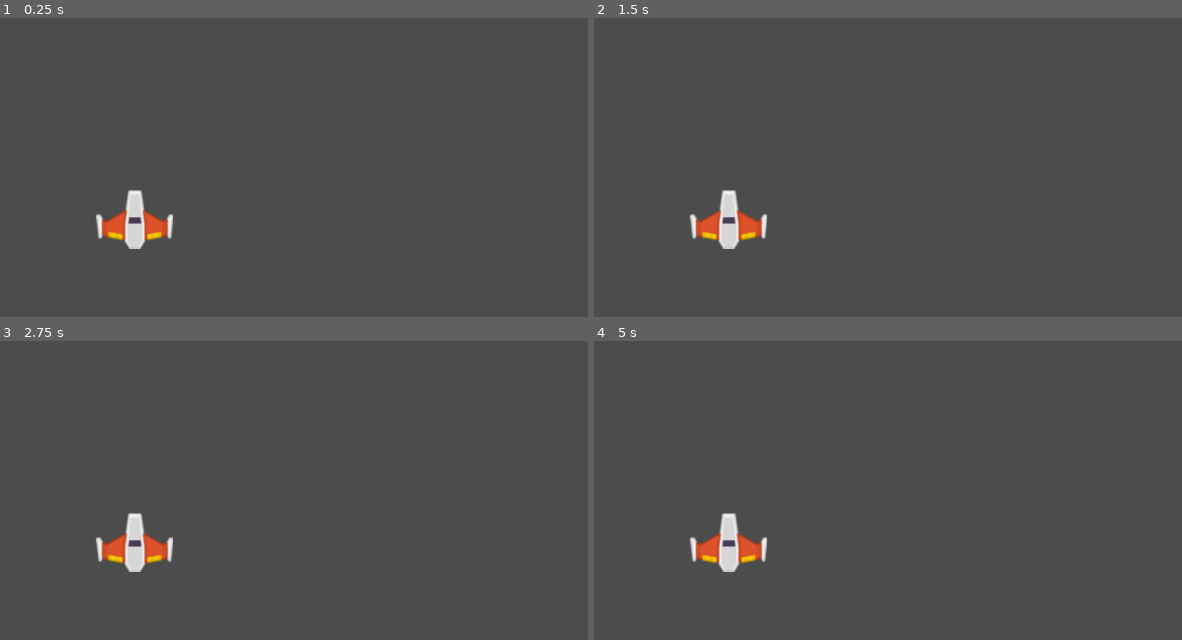
Above: before the commit, frames 1-4 (two rows, left to right).
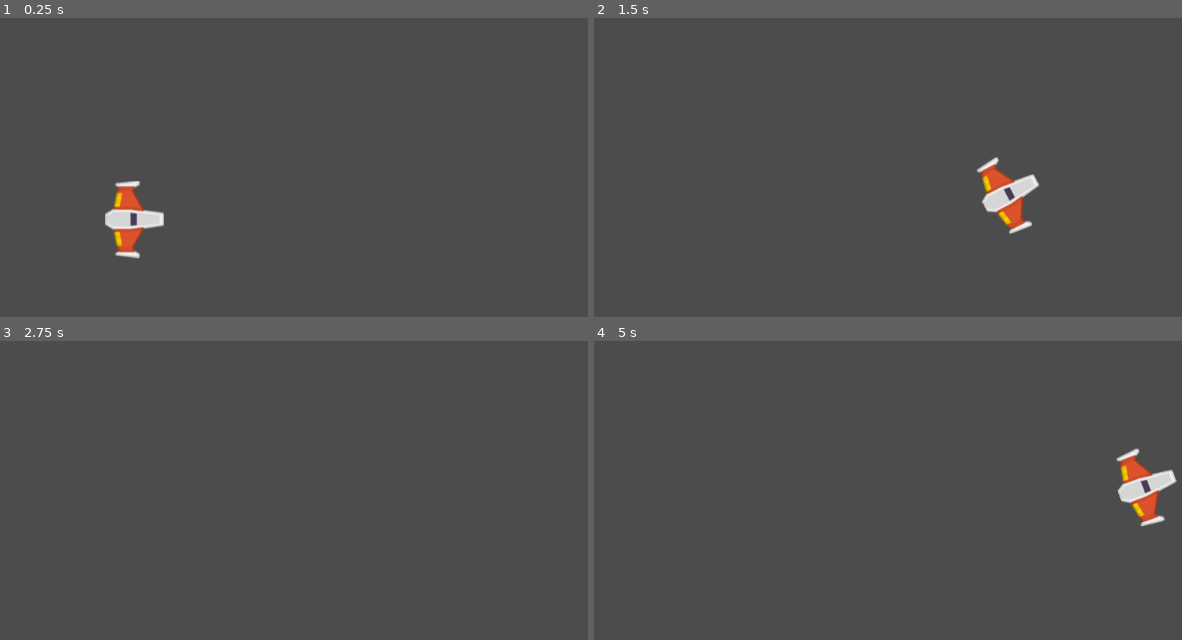
Above: after the commit, the same moments.

Repository: Csosafloriani/Meteorito
Game: Godot game, scene res://Juego/Niveles/NivelTest.tscn
Two runs of this game, one before a commit and one after it. Both use one fixed random seed, a clock stepped at 60 frames per second and the inputs below.
Inputs:
- Up to frame 1 (0.25 s): no input
- Up to frame 2 (1.5 s): tap Enter at 0.5 s; hold Up (mover_adelante, bound only after the commit) 0.53-1.28 s; hold S (mover_atrás, bound only after the commit) 0.53-1.28 s; tap A (rotar_antihorario, bound only after the commit) at 0.8, 1.35 s
- Up to frame 3 (2.75 s): tap D (rotar_horario, bound only after the commit) at 1.55 s; hold Up (mover_adelante, bound only after the commit) from 2.03 s (still down); hold D (rotar_horario, bound only after the commit) from 2.03 s (still down); tap S (mover_atrás, bound only after the commit) at 2.3 s
- Up to frame 4 (5 s): tap Space at 2.75, 4.25 s; release D (rotar_horario, bound only after the commit) at 2.78 s; tap S (mover_atrás, bound only after the commit) at 2.85, 4.55 s; tap A (rotar_antihorario, bound only after the commit) at 3.05 s; tap Enter at 3.5 s; release Up (mover_adelante, bound only after the commit) at 3.53 s; hold A (rotar_antihorario, bound only after the commit) 3.53-4.28 s; tap D (rotar_horario, bound only after the commit) at 3.8, 4.35 s

The runs differ from the first frame. In frame 1, 1.7% of the frame differs, in the area x 16-30%, y 54-81%; in frame 2, 2.6%; in frame 3, 1.3%; in frame 4, 2.6%, in the area x 16-100%, y 35-78%.

Commit message:
Se agrega Movimiento
-se crea  un Material Fisico
-Friction 0
-Amortiguacion Lineal>Damp = 1
-Amortiguacion Angular>Damp = 4

Diff:
--- /dev/null
+++ b/Juego/Naves/Player/Player.gd
@@ -0,0 +1,36 @@
+#Player.gd
+class_name Player
+extends RigidBody2D
+
+
+## Atributos Export
+export var potencia_motor:int = 20
+export var potencia_rotacion:int = 280
+
+## Atributos
+var empuje:Vector2 = Vector2.ZERO
+var dir_rotacion:int = 0
+
+## Metodos
+func _integrate_forces(state: Physics2DDirectBodyState) -> void:
+	apply_central_impulse(empuje.rotated(rotation))
+	apply_torque_impulse(dir_rotacion * potencia_rotacion)
+
+
+func _process(delta: float) -> void:
+	player_input()
+
+## Metodos custom
+func player_input() -> void:
+	# Empuje
+	empuje = Vector2.ZERO
+	if Input.is_action_pressed("mover_adelante"):
+		empuje = Vector2(potencia_motor, 0)
+	elif Input.is_action_pressed("mover_atrás"):
+		empuje = Vector2(-potencia_motor, 0)
+	# Rotacion
+	dir_rotacion = 0
+	if Input.is_action_pressed("rotar_antihorario"):
+		dir_rotacion -= 1
+	elif Input.is_action_pressed("rotar_horario"):
+		dir_rotacion += 1
--- a/Juego/Naves/Player/Player.tscn
+++ b/Juego/Naves/Player/Player.tscn
@@ -1,17 +1,26 @@
-[gd_scene load_steps=3 format=2]
+[gd_scene load_steps=5 format=2]
 
 [ext_resource path="res://Juego/Naves/Player/player_orange.png" type="Texture" id=1]
+[ext_resource path="res://Juego/Naves/Player/Player.gd" type="Script" id=2]
+
+[sub_resource type="PhysicsMaterial" id=2]
+friction = 0.0
 
 [sub_resource type="CircleShape2D" id=1]
 radius = 36.0139
 
 [node name="Player" type="RigidBody2D"]
+physics_material_override = SubResource( 2 )
 gravity_scale = 0.0
+linear_damp = 1.0
+angular_damp = 4.0
+script = ExtResource( 2 )
 __meta__ = {
 "_edit_group_": true
 }
 
 [node name="Sprite" type="Sprite" parent="."]
+rotation = 1.5708
 texture = ExtResource( 1 )
 
 [node name="CollisionShape2D" type="CollisionShape2D" parent="."]
--- a/project.godot
+++ b/project.godot
@@ -7,6 +7,16 @@
 ;   param=value ; assign values to parameters
 
 config_version=4
+
+_global_script_classes=[ {
+"base": "RigidBody2D",
+"class": "Player",
+"language": "GDScript",
+"path": "res://Juego/Naves/Player/Player.gd"
+} ]
+_global_script_class_icons={
+"Player": ""
+}
 
 [application]
 
@@ -18,6 +28,33 @@
 
 common/drop_mouse_on_gui_input_disabled=true
 
+[input]
+
+mover_adelante={
+"deadzone": 0.5,
+"events": [ Object(InputEventKey,"resource_local_to_scene":false,"resource_name":"","device":0,"alt":false,"shift":false,"control":false,"meta":false,"command":false,"pressed":false,"scancode":16777232,"physical_scancode":0,"unicode":0,"echo":false,"script":null)
+, Object(InputEventKey,"resource_local_to_scene":false,"resource_name":"","device":0,"alt":false,"shift":false,"control":false,"meta":false,"command":false,"pressed":false,"scancode":87,"physical_scancode":0,"unicode":0,"echo":false,"script":null)
+ ]
+}
+"mover_atrás"={
+"deadzone": 0.5,
+"events": [ Object(InputEventKey,"resource_local_to_scene":false,"resource_name":"","device":0,"alt":false,"shift":false,"control":false,"meta":false,"command":false,"pressed":false,"scancode":83,"physical_scancode":0,"unicode":0,"echo":false,"script":null)
+, Object(InputEventKey,"resource_local_to_scene":false,"resource_name":"","device":0,"alt":false,"shift":false,"control":false,"meta":false,"command":false,"pressed":false,"scancode":16777234,"physical_scancode":0,"unicode":0,"echo":false,"script":null)
+ ]
+}
+rotar_horario={
+"deadzone": 0.5,
+"events": [ Object(InputEventKey,"resource_local_to_scene":false,"resource_name":"","device":0,"alt":false,"shift":false,"control":false,"meta":false,"command":false,"pressed":false,"scancode":68,"physical_scancode":0,"unicode":0,"echo":false,"script":null)
+, Object(InputEventKey,"resource_local_to_scene":false,"resource_name":"","device":0,"alt":false,"shift":false,"control":false,"meta":false,"command":false,"pressed":false,"scancode":16777233,"physical_scancode":0,"unicode":0,"echo":false,"script":null)
+ ]
+}
+rotar_antihorario={
+"deadzone": 0.5,
+"events": [ Object(InputEventKey,"resource_local_to_scene":false,"resource_name":"","device":0,"alt":false,"shift":false,"control":false,"meta":false,"command":false,"pressed":false,"scancode":65,"physical_scancode":0,"unicode":0,"echo":false,"script":null)
+, Object(InputEventKey,"resource_local_to_scene":false,"resource_name":"","device":0,"alt":false,"shift":false,"control":false,"meta":false,"command":false,"pressed":false,"scancode":16777231,"physical_scancode":0,"unicode":0,"echo":false,"script":null)
+ ]
+}
+
 [physics]
 
 common/enable_pause_aware_picking=true
